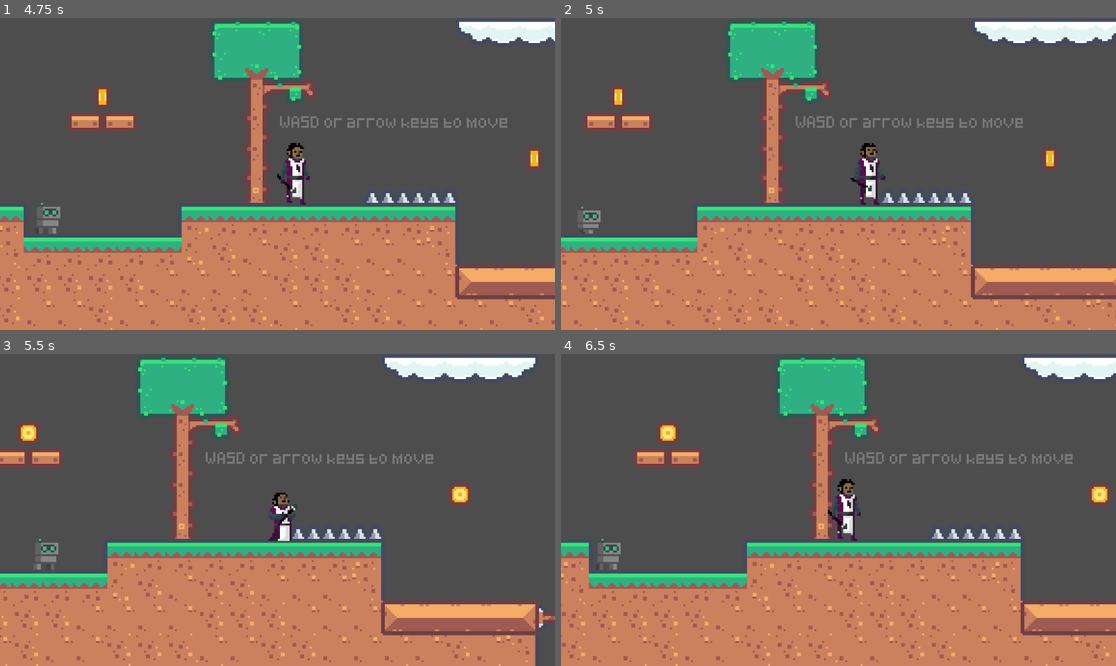
Above: before the commit, frames 1-4 (two rows, left to right).
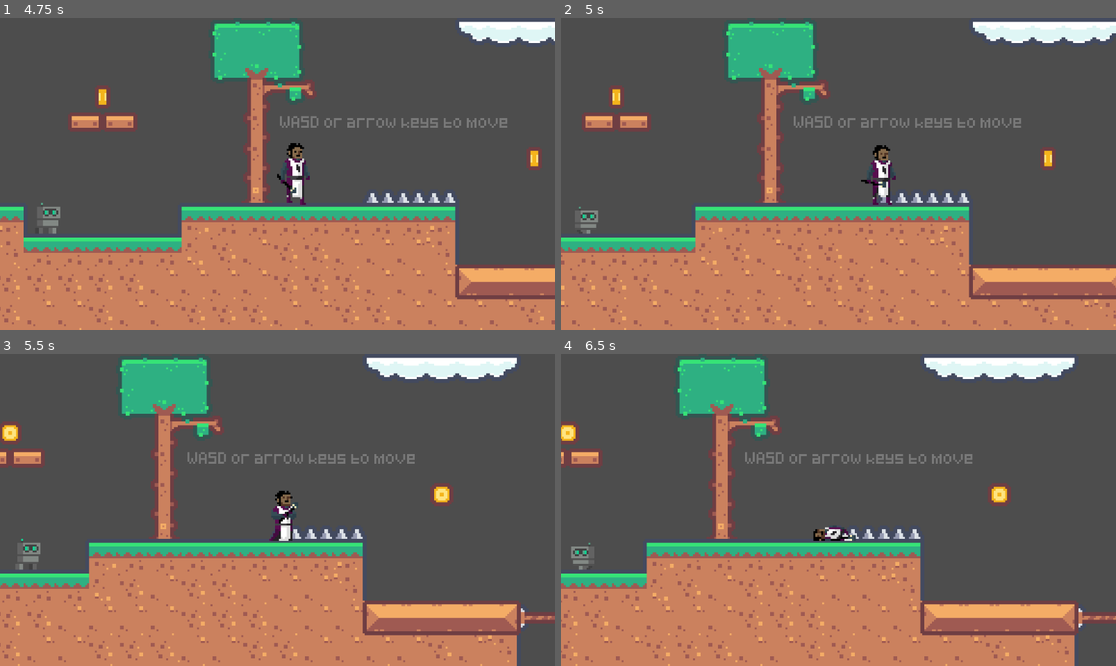
Above: after the commit, the same moments.

Repository: choice-games-media/the-holy-path-reawakened
Game: Godot game, scene res://scenes/menu.tscn
The game is run twice, just before and just after one commit, with the same random seed, the same clock (stepped at 60 frames per second) and the same inputs.
Inputs:
- Up to frame 1 (4.75 s): click "Play" at 0.5 s; hold D (move_right) 1.28-2.78 s; tap Space (jump) at 1.52, 2.27, 3.77, 4.52 s; hold A (move_left) 2.78-3.53 s; hold D (move_right) from 3.53 s (still down)
- Up to frame 2 (5 s): keep holding D (move_right)
- Up to frame 3 (5.5 s): release D (move_right) at 5.03 s; hold A (move_left) from 5.03 s (still down); tap Space (jump) at 5.27 s
- Up to frame 4 (6.5 s): release A (move_left) at 5.78 s; hold D (move_right) from 5.78 s (still down)

Frame 1 is identical in both runs. In frame 2, 6.3% of the frame differs, in the area x 0-100%, y 0-100%; in frame 3, 14%; in frame 4, 30%.

Commit message:
Messing with the spike hitbox once again
Modified Time     : 9/11/2024 10:26:22 PM

Diff:
--- a/scenes/game.tscn
+++ b/scenes/game.tscn
@@ -363,7 +363,7 @@
 [sub_resource type="WorldBoundaryShape2D" id="WorldBoundaryShape2D_ignnk"]
 
 [sub_resource type="RectangleShape2D" id="RectangleShape2D_a2eyv"]
-size = Vector2(50, 7)
+size = Vector2(32, 7)
 
 [node name="Game" type="Node2D"]
 
@@ -425,3 +425,10 @@
 theme_override_fonts/font = ExtResource("9_oliee")
 theme_override_font_sizes/font_size = 5
 text = "WASD or arrow keys to move"
+
+[connection signal="body_entered" from="Foreground/Coin" to="Foreground/Coin" method="_on_body_entered"]
+[connection signal="body_entered" from="Foreground/Key" to="Foreground/Key" method="_on_body_entered"]
+[connection signal="body_entered" from="Foreground/@Area2D@17239" to="Foreground/@Area2D@17239" method="_on_body_entered"]
+[connection signal="body_entered" from="Foreground/@Area2D@17240" to="Foreground/@Area2D@17240" method="_on_body_entered"]
+[connection signal="body_entered" from="Foreground/@Area2D@17241" to="Foreground/@Area2D@17241" method="_on_body_entered"]
+[connection signal="body_entered" from="Foreground/@Area2D@17242" to="Foreground/@Area2D@17242" method="_on_body_entered"]
